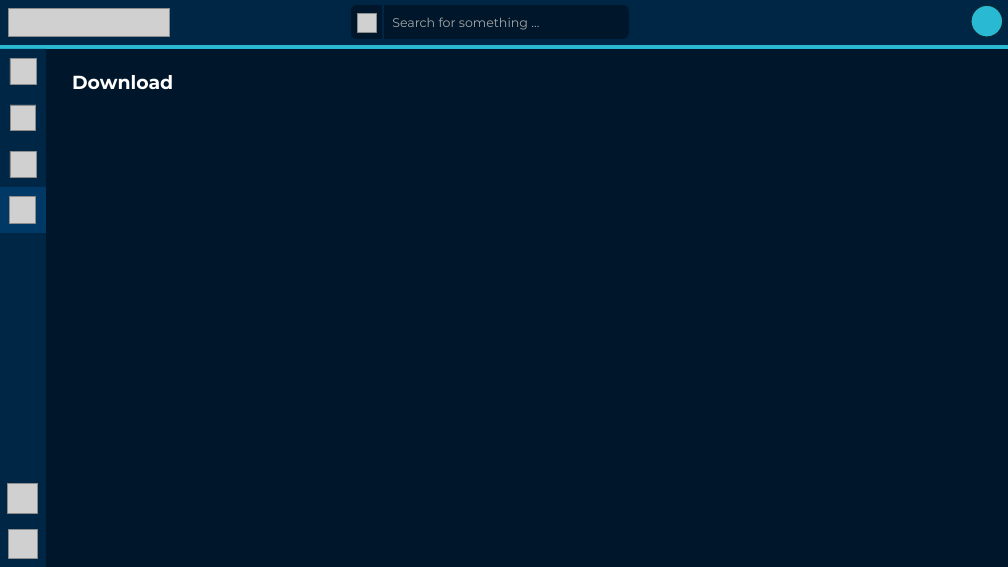
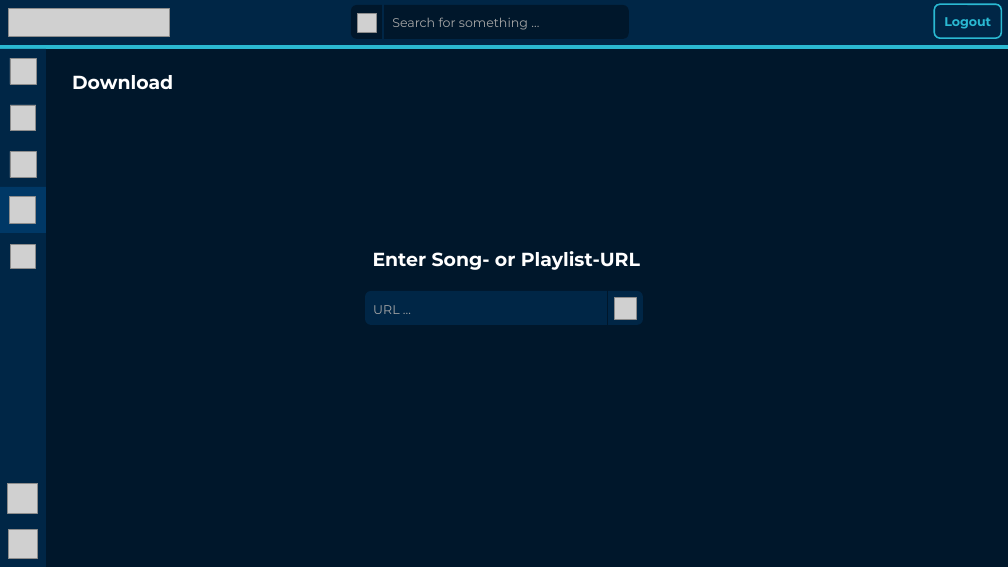
Before and after one commit to julianamschwand/SonicWave, a slide deck: slide 14 of mockups/SonicWaveMockup.pptx (slide 7 before the commit). Drawn at 1008x567 pixels with LibreOffice and Linux fonts; fonts in the diff are those of the drawing; grey boxes stand for pictures. Boxes give left, top, right and bottom in pixels: in the first picture for what was removed or moved away, otherwise in the second. Text is boxed around its words. In the diff, an @@ line names an element or a change of style, - is before the commit and + after.

```diff
--- a/mockups/SonicWaveMockup.pptx
+++ b/mockups/SonicWaveMockup.pptx
@@ rounded rectangle added at [935,5,1002,39], outline #2AB9D2 1.5 pt, 12 pt, text #2AB9D2, bold @@
+Logout
@@ ellipse removed at [971,5,1003,38] @@
@@ picture added at [11,244,35,268] @@
@@ text added at [373,251,640,270], 18 pt, text #FFFFFF, bold @@
+Enter Song- or Playlist-URL
@@ rounded rectangle added at [365,291,643,325], fill #002646 @@
@@ line added from (608, 290) to (608, 325), #00172B 1.5 pt @@
@@ picture added at [615,298,637,320] @@
@@ text added at [373,305,399,314], 12 pt, text #A6A6A6 @@
+URL …
```
Also in this commit, not shown: 5 other slides changed, 19 slides added.
